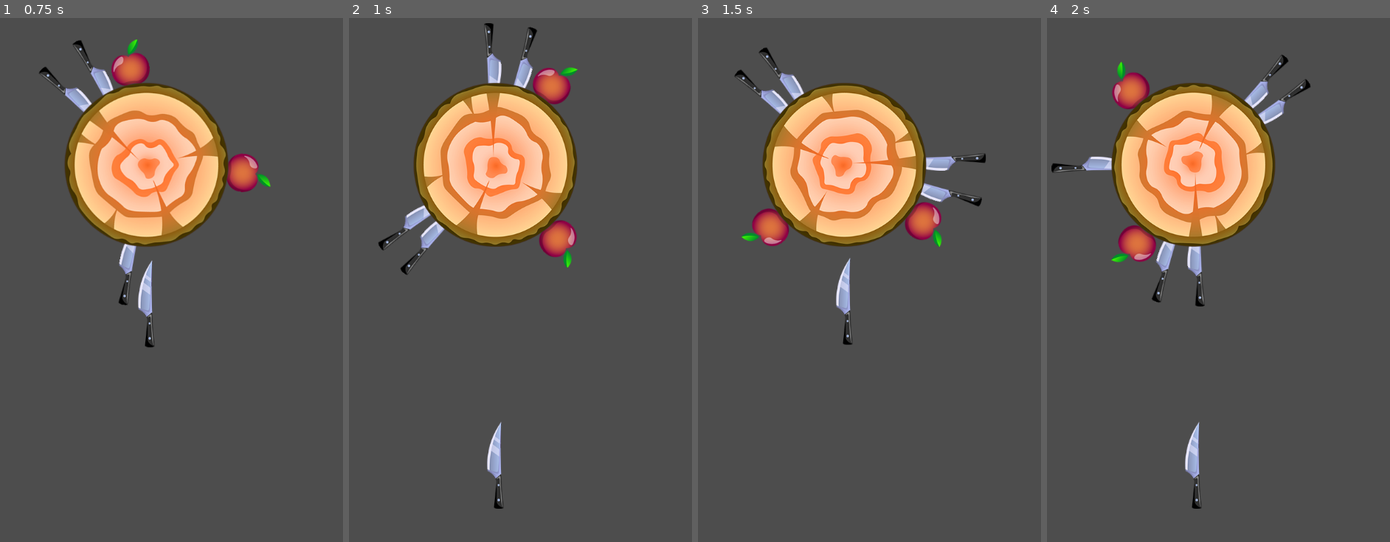
Above: before the commit, frames 1-4 (left to right).
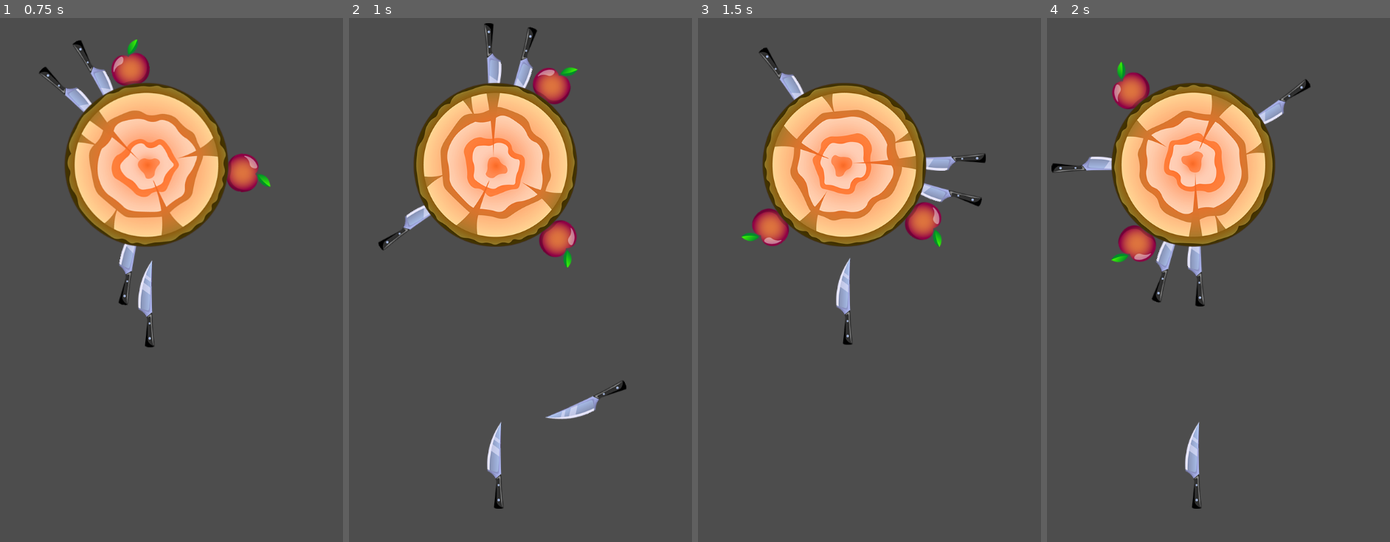
Above: after the commit, the same moments.

Repository: drxwat/godot4-mobile-game-course
Game: Godot game, scene res://scenes/game/game.tscn
Two runs of this game, one before a commit and one after it. Both use one fixed random seed, a clock stepped at 60 frames per second and the inputs below. The project has no main scene, so this scene is started directly.
Inputs (mouse positions are in pixels of both pictures, inside the frame that each line leads up to):
- Up to frame 1 (0.75 s): move the mouse to (233, 217) at 0.52 s; click (233, 217) at 0.67 s
- Up to frame 2 (1 s): no input
- Up to frame 3 (1.5 s): move the mouse to (766, 274) at 1.27 s; click (766, 274) at 1.42 s
- Up to frame 4 (2 s): no input

Frame 1 is identical in both runs. In frame 2, 0.7% of the frame differs, in the area x 15-81%, y 38-77%; in frame 3, 0.3%; in frame 4, 0.3%.

Commit message:
3-7 knife fly away

Diff:
--- a/elements/knife/knife.gd
+++ b/elements/knife/knife.gd
@@ -1,22 +1,44 @@
 extends CharacterBody2D
 
-var is_flying := false
+enum State { IDLE, FLY_TO_TARGET, FLY_AWAY }
+
+var state := State.IDLE
+
 var speed := 4500.0
 
+var fly_away_direction := Vector2.DOWN
+var fly_away_speed := 1000.0
+var fly_away_rotation_speed := 1500.0
+var fly_away_deviation := PI / 4.0
+
 func _physics_process(delta: float):
-	if is_flying:
-		var collision = move_and_collide(Vector2.UP * speed * delta)
-		if collision:
-			handle_collision(collision)
+	match state:
+		State.FLY_TO_TARGET:
+			var collision = move_and_collide(Vector2.UP * speed * delta)
+			if collision:
+				handle_collision(collision)
+		State.FLY_AWAY:
+			global_position += fly_away_direction * fly_away_speed * delta
+			rotation += fly_away_rotation_speed * delta
+
+func change_state(new_state: State):
+	state = new_state
 
 func throw():
-	is_flying = true
+	change_state(State.FLY_TO_TARGET)
+
+func throw_away(direction: Vector2):
+	var direction_deviation = Globals.rng.randf_range(-fly_away_deviation, fly_away_deviation)
+	fly_away_direction = direction.rotated(direction_deviation)
+	change_state(State.FLY_AWAY)
 
 func handle_collision(collision: KinematicCollision2D):
 	var collider := collision.get_collider()
 	if collider is Target:
 		add_knife_to_target(collider)
-		is_flying = false
+		change_state(State.IDLE)
+	else:
+		throw_away(collision.get_normal())
 
 func add_knife_to_target(target: Target):
 	get_parent().remove_child(self)
